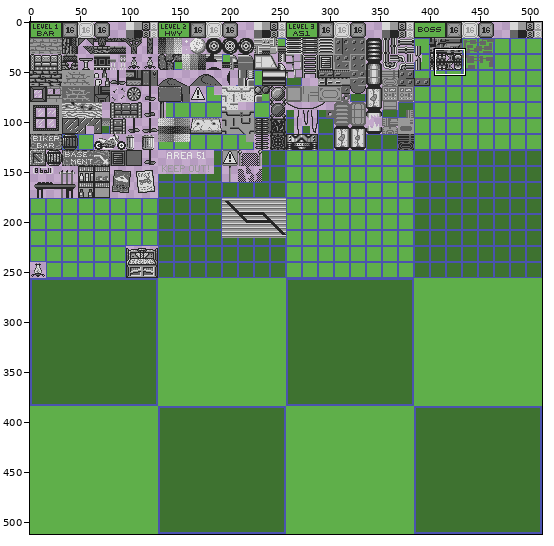
Two versions of one sprite sheet, img/backgrounds/spritesheet_master.png. Above, an overview of the earlier version with the close-up marked.
Close-up. First the earlier version:
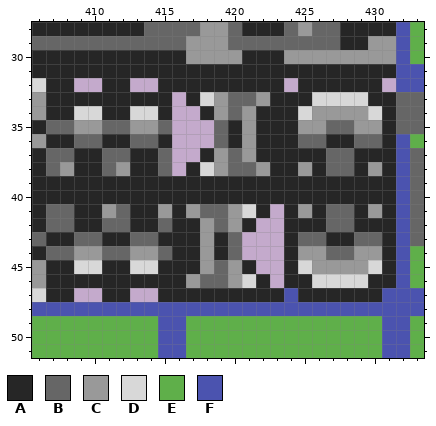
The file is 512x512 pixels. Shown: x 406..433, y 28..51.
Palette (. is transparent): A #262626  B #666666  C #999999  D #d8d8d8  E #5faf4a  F #4b53af
Pixels before, first column x 406:
28 AAAAAAAABBBBCCBAAABCBBAAAAFE
29 BBBBBBBBBBBCCCBBBBBBBBAACCFE
30 AAAAAAAAAAACCCCAAACCCCCCCCFE
31 AAAAAAAAAAAAAAAAAAAAAAAAAAFF
32 DAA..AA..AAAAAAAAA.AAAAAA.FF
33 CAAAAAAAAA.ADCBBCAAADDDDAABB
34 CAADDAADDA..ACBCAAADCCCCDABB
35 ABBCCBBCCB...BACAAACCBBCCABB
36 CAABBAABBA...BACAAABBAABBAFE
37 ABBAABBAAB..ACBCAAAAABBAAAFB
38 ABCAABCAAB.ADCBBCAACABBACAFB
39 AAAAAAAAAAAAAAAAAAAAAAAAAAFB
40 AAAAAAAAAAAAAAAAAAAAAAAAAAFB
41 ABBAACBAACACBBCDA.ACABBACAFB
42 ABBAABBAABAACBCA..AAABBAAAFB
43 BAABBAABBAAACAB...ABBAABBAFB
44 ABBCCBBCCBAACAB...ACCBBCCAFE
45 CAADDAADDAAACBCA..ADCCCCDAFE
46 CAAAAAAAAAACBBCDA.AADDDDAAFE
47 DAA..AA..AAAAAAAAAFAAAAAAFFF
48 FFFFFFFFFFFFFFFFFFFFFFFFFFFF
49 EEEEEEEEEFFEEEEEEEEEEEEEEFFE
50 EEEEEEEEEFFEEEEEEEEEEEEEEFFE
51 EEEEEEEEEFFEEEEEEEEEEEEEEFFE
The same view after the edit:
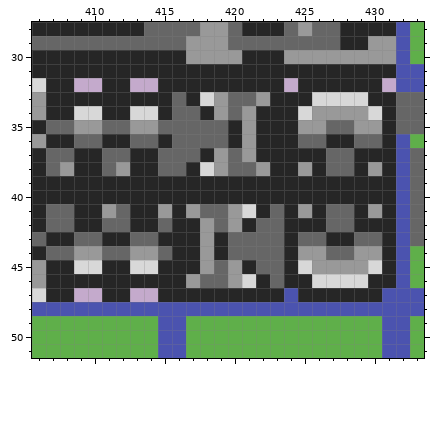
The edit:
Colour B now appears in row 33 at x 416; in row 34 at x 416 to 417; in rows 35 to 36 at x 416 to 418; in row 37 at x 416 to 417; in row 38 at x 416; in row 41 at x 423.
Colour B now appears in row 42 at x 422 to 423; in rows 43 to 44 at x 421 to 423; in row 45 at x 422 to 423; in row 46 at x 423.
Changed places in both close-ups, as pixel boxes (x1, y1, x2, y2):
added: (172, 92, 214, 176)
added: (242, 204, 284, 288)
